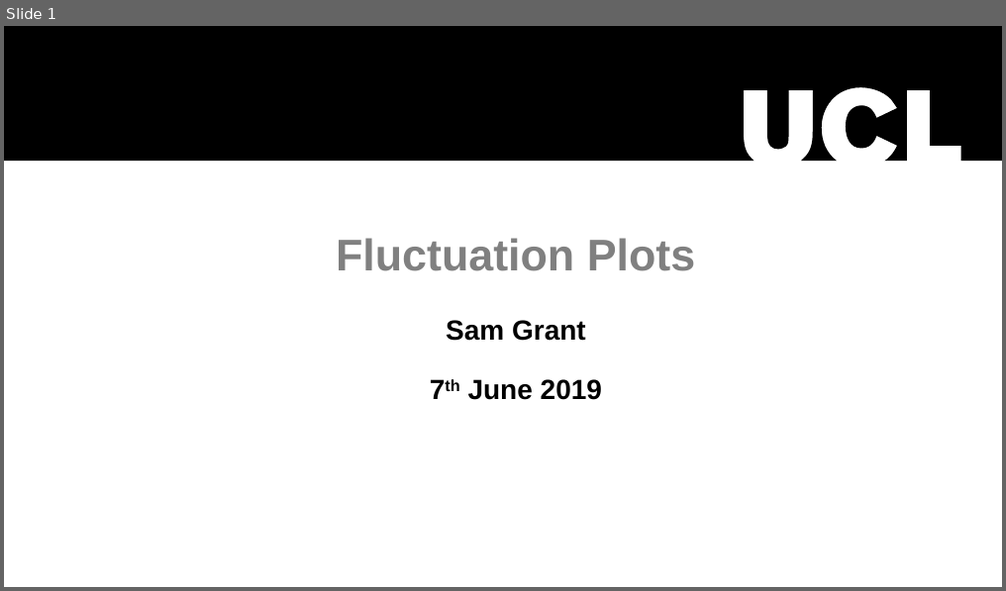
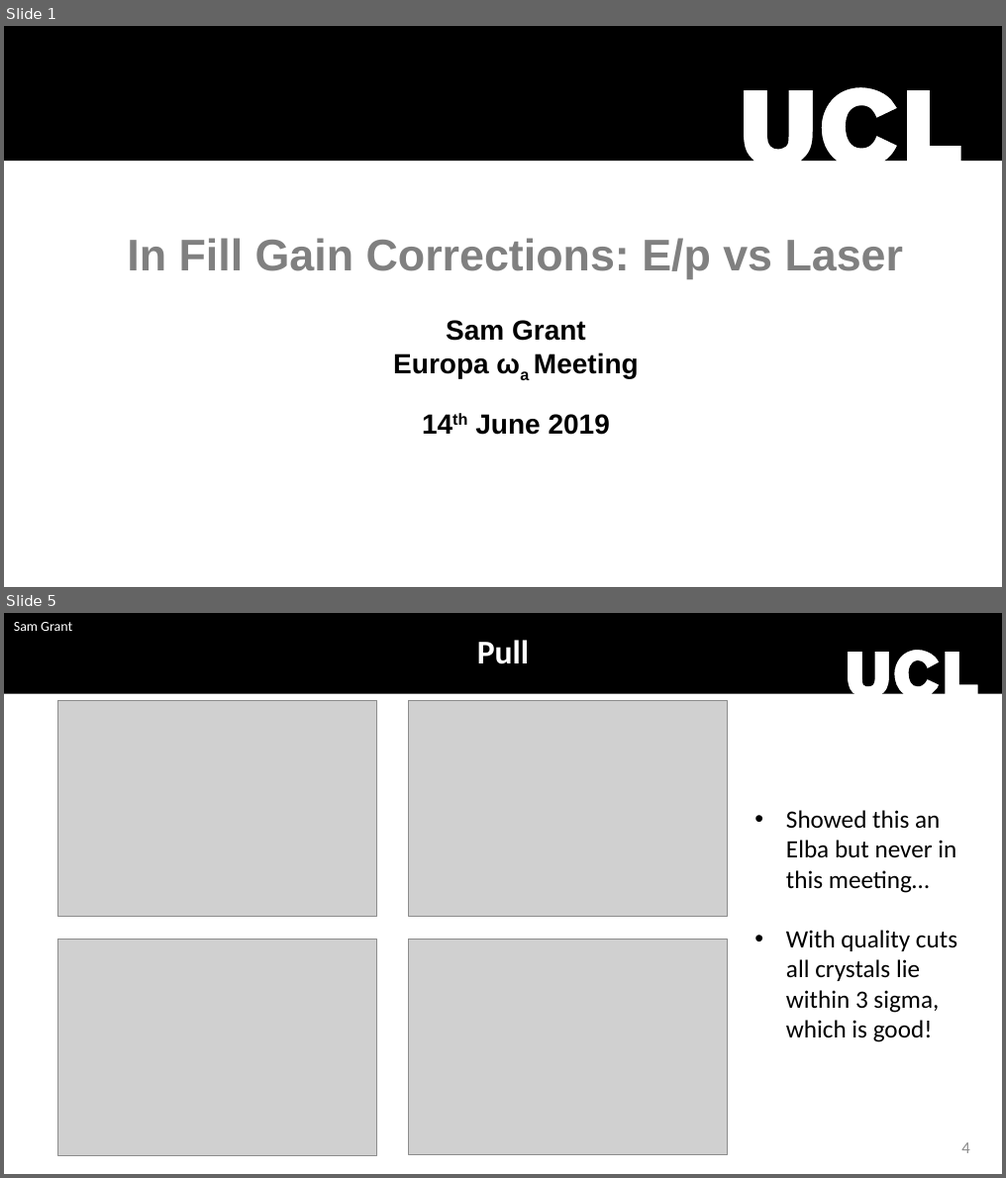
Before and after one commit to sam-grant/EpRatio, a slide deck: fluctuation.pptx. Shown one above the other, each under a label of ours: slide 1 before the commit, slides 1 and 5 after it; the slides between them are not shown. The pictures are 1006x591 and 1006x1178 pixels, drawn with LibreOffice and Linux fonts; fonts in the diff are those of the drawing; grey boxes stand for pictures; background and template pictures are left out. Boxes give left, top, right and bottom in pixels: in the first picture for what was removed or moved away, otherwise in the second. Text is boxed around its words. In the diff, an @@ line names an element or a change of style, - is before the commit and + after.

```diff
--- a/fluctuation.pptx
+++ b/fluctuation.pptx
@@ slide 5 added at box(4, 613, 1002, 1174), background #FFFFFF @@
@@ freeform shape added at box(4, 613, 1002, 694), fill #000000 @@
@@ text added at box(14, 622, 72, 631), 10 pt, text #FFFFFF @@
+Sam Grant
@@ text added at box(477, 640, 529, 664), 24 pt, text #FFFFFF, bold @@
+Pull
@@ picture added at box(57, 701, 376, 917) @@
@@ picture added at box(409, 701, 728, 917) @@
@@ text added at box(786, 810, 957, 1043), 18 pt, text #000000 @@
+• Showed this an Elba but never in this meeting…
+• With quality cuts all crystals lie within 3 sigma, which is good!
@@ picture added at box(57, 940, 376, 1156) @@
@@ picture added at box(409, 940, 728, 1156) @@
@@ page number added at box(961, 1143, 969, 1154), 12 pt, text #8C8C8C @@
+4
@@ slide 1 changed as well @@
@@ title at box(127, 238, 903, 435): text changed @@
-Fluctuation Plots
-Sam Grant
-7th June 2019
+In Fill Gain Corrections: E/p vs Laser
+Sam Grant
+Europa ωa Meeting
+14th June 2019
```
Also in this commit, not shown: 7 other slides added, 4 slides removed, 28 other files.
